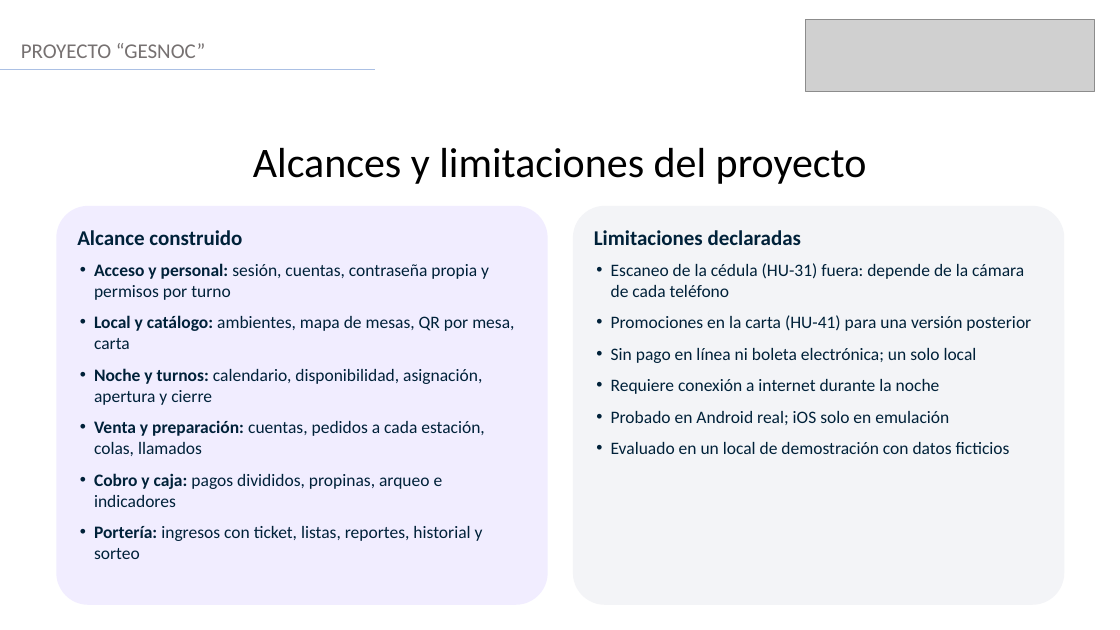
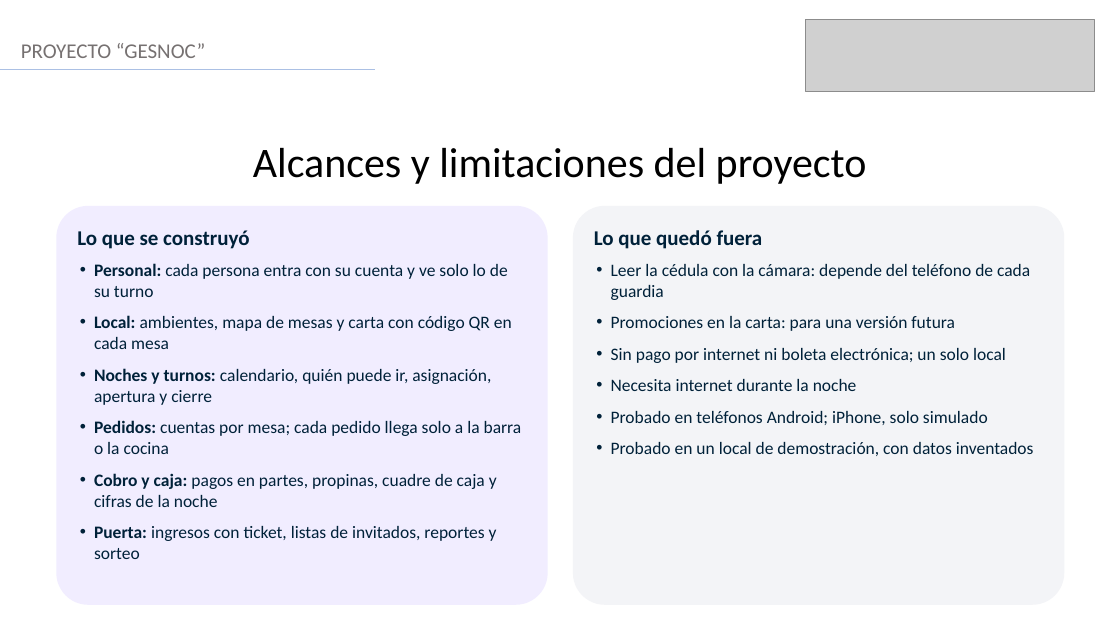
Before and after one commit to MiguelGaticaBestNick123/gesnoc, a slide deck: slide 5 of Fase 2/Evidencias proyecto/Presentación Proyecto.pptx. Drawn at 1120x630 pixels with LibreOffice and Linux fonts; fonts in the diff are those of the drawing; grey boxes stand for pictures. Boxes give left, top, right and bottom in pixels: in the first picture for what was removed or moved away, otherwise in the second. Text is boxed around its words. In the diff, an @@ line names an element or a change of style, - is before the commit and + after.

```diff
--- a/Fase 2/Evidencias proyecto/Presentación Proyecto.pptx
+++ b/Fase 2/Evidencias proyecto/Presentación Proyecto.pptx
@@ text at (x1=77, y1=230, x2=522, y2=559): text changed @@
-Alcance construido
-• Acceso y personal: sesión, cuentas, contraseña propia y permisos por turno
-• Local y catálogo: ambientes, mapa de mesas, QR por mesa, carta
-• Noche y turnos: calendario, disponibilidad, asignación, apertura y cierre
-• Venta y preparación: cuentas, pedidos a cada estación, colas, llamados
-• Cobro y caja: pagos divididos, propinas, arqueo e indicadores
-• Portería: ingresos con ticket, listas, reportes, historial y sorteo
+Lo que se construyó
+• Personal: cada persona entra con su cuenta y ve solo lo de su turno
+• Local: ambientes, mapa de mesas y carta con código QR en cada mesa
+• Noches y turnos: calendario, quién puede ir, asignación, apertura y cierre
+• Pedidos: cuentas por mesa; cada pedido llega solo a la barra o la cocina
+• Cobro y caja: pagos en partes, propinas, cuadre de caja y cifras de la noche
+• Puerta: ingresos con ticket, listas de invitados, reportes y sorteo
@@ text at (x1=594, y1=230, x2=1034, y2=456): text changed @@
-Limitaciones declaradas
-• Escaneo de la cédula (HU-31) fuera: depende de la cámara de cada teléfono
-• Promociones en la carta (HU-41) para una versión posterior
-• Sin pago en línea ni boleta electrónica; un solo local
-• Requiere conexión a internet durante la noche
-• Probado en Android real; iOS solo en emulación
-• Evaluado en un local de demostración con datos ficticios
+Lo que quedó fuera
+• Leer la cédula con la cámara: depende del teléfono de cada guardia
+• Promociones en la carta: para una versión futura
+• Sin pago por internet ni boleta electrónica; un solo local
+• Necesita internet durante la noche
+• Probado en teléfonos Android; iPhone, solo simulado
+• Probado en un local de demostración, con datos inventados
```
Also in this commit, not shown: 13 other slides changed.
